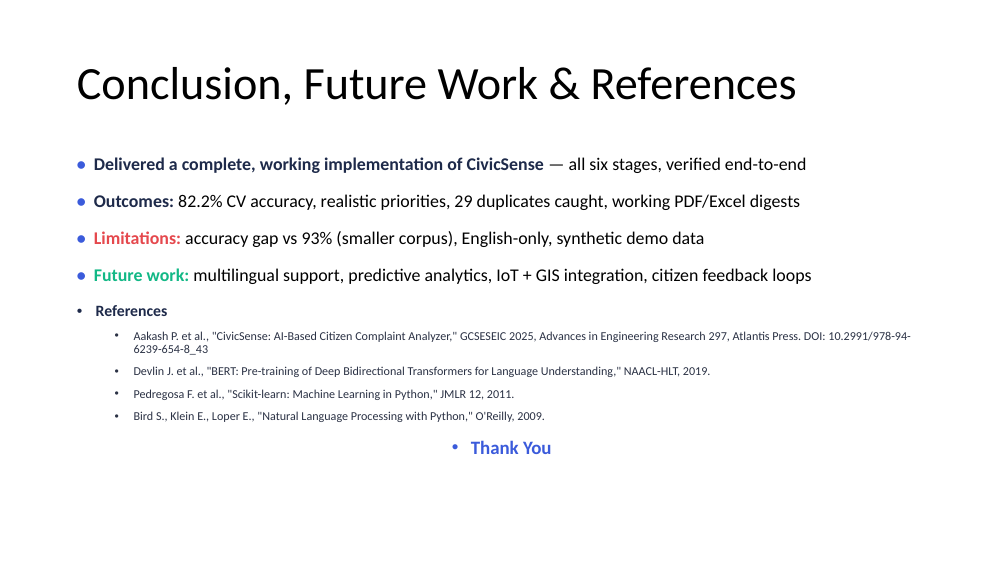
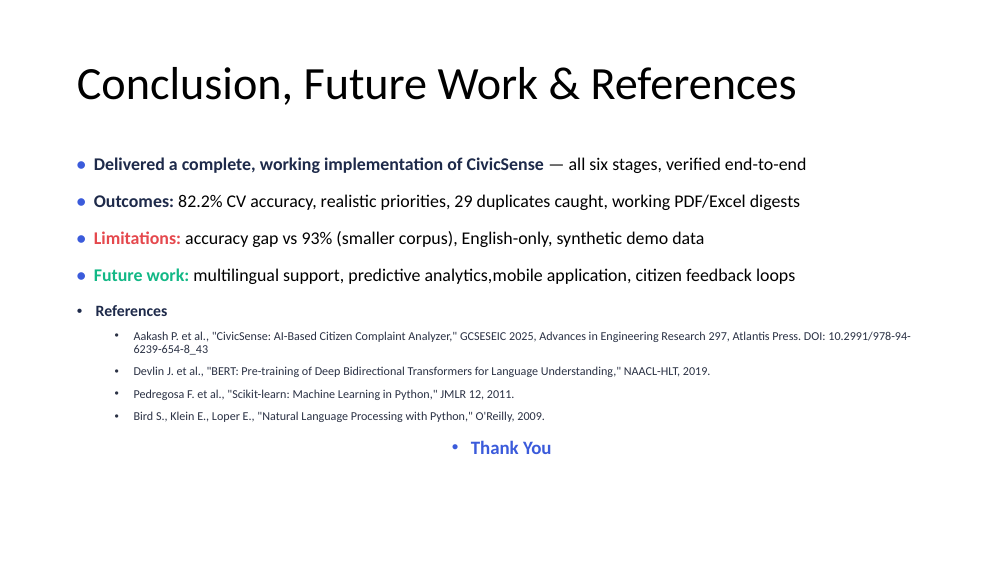
Before and after one commit to Mudit021/CivicSense-AI-Based-Citizen-Complaint-Analyzer, a slide deck: slide 21 of Project_Presentation.pptx (slide 12 before the commit). Drawn at 1008x567 pixels with LibreOffice and Linux fonts; fonts in the diff are those of the drawing. Boxes give left, top, right and bottom in pixels: in the first picture for what was removed or moved away, otherwise in the second. Text is boxed around its words. In the diff, an @@ line names an element or a change of style, - is before the commit and + after.

```diff
--- a/Project_Presentation.pptx
+++ b/Project_Presentation.pptx
@@ text at [94,268,795,284]: text changed @@
-• Future work: multilingual support, predictive analytics, IoT + GIS integration, citizen feedback loops
+• Future work: multilingual support, predictive analytics,mobile application, citizen feedback loops
```
Also in this commit, not shown: 6 other slides changed, 10 slides added, 1 slide removed, 51 other files.
